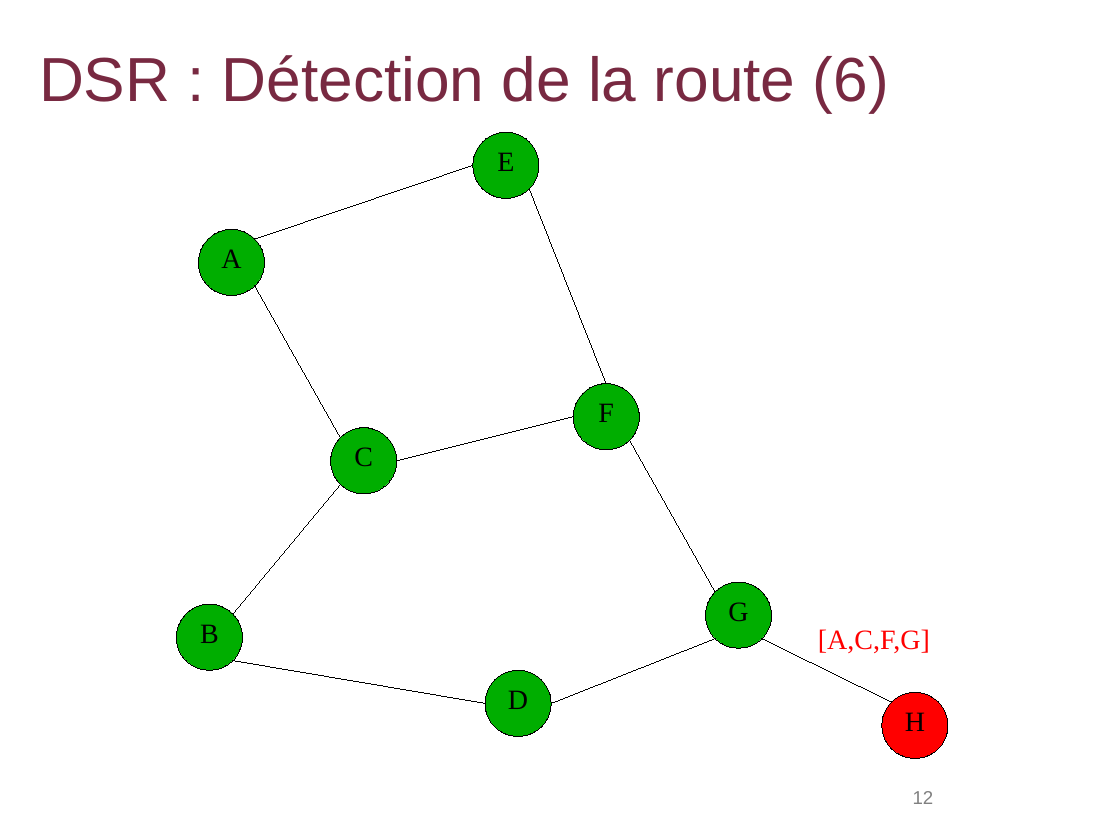
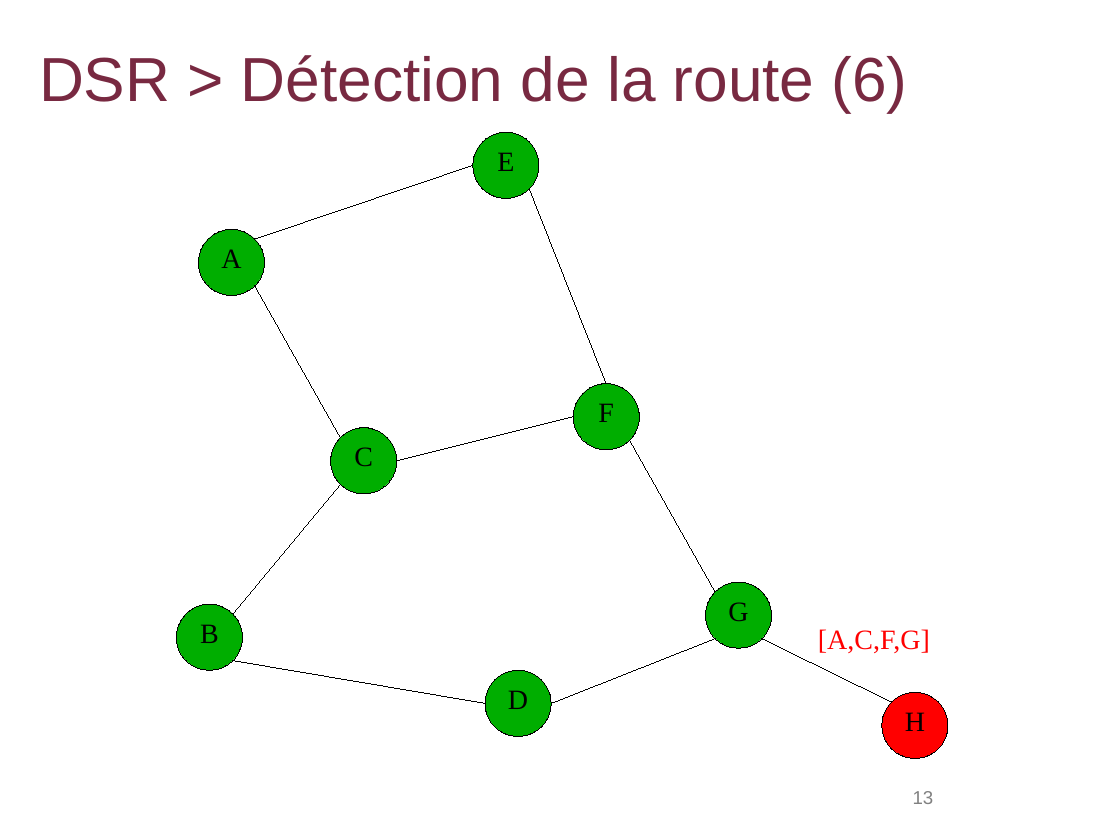
Before and after one commit to lbarbisan/adhoc, a slide deck: slide 13 of work/les_routages_adhoc.odp (slide 12 before the commit). Drawn at 1120x840 pixels with LibreOffice and Linux fonts; fonts in the diff are those of the drawing; background and template pictures are left out. Boxes give left, top, right and bottom in pixels: in the first picture for what was removed or moved away, otherwise in the second. Text is boxed around its words. In the diff, an @@ line names an element or a change of style, - is before the commit and + after.

```diff
--- a/work/les_routages_adhoc.odp
+++ b/work/les_routages_adhoc.odp
@@ title at (39,55,908,113): text changed @@
-DSR : Détection de la route (6)
+DSR > Détection de la route (6)
@@ page number at (913,791,934,804): text changed @@
-12
+13
```
Also in this commit, not shown: 11 other slides changed, 6 slides added, 5 slides removed, 1 other file.
